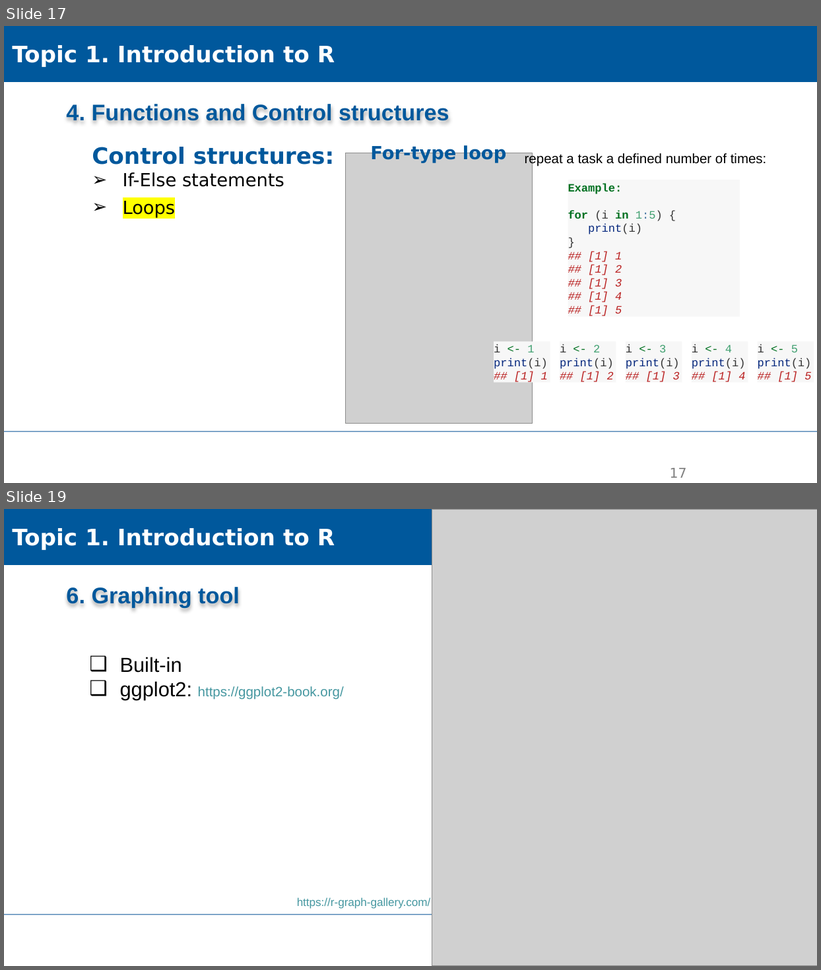
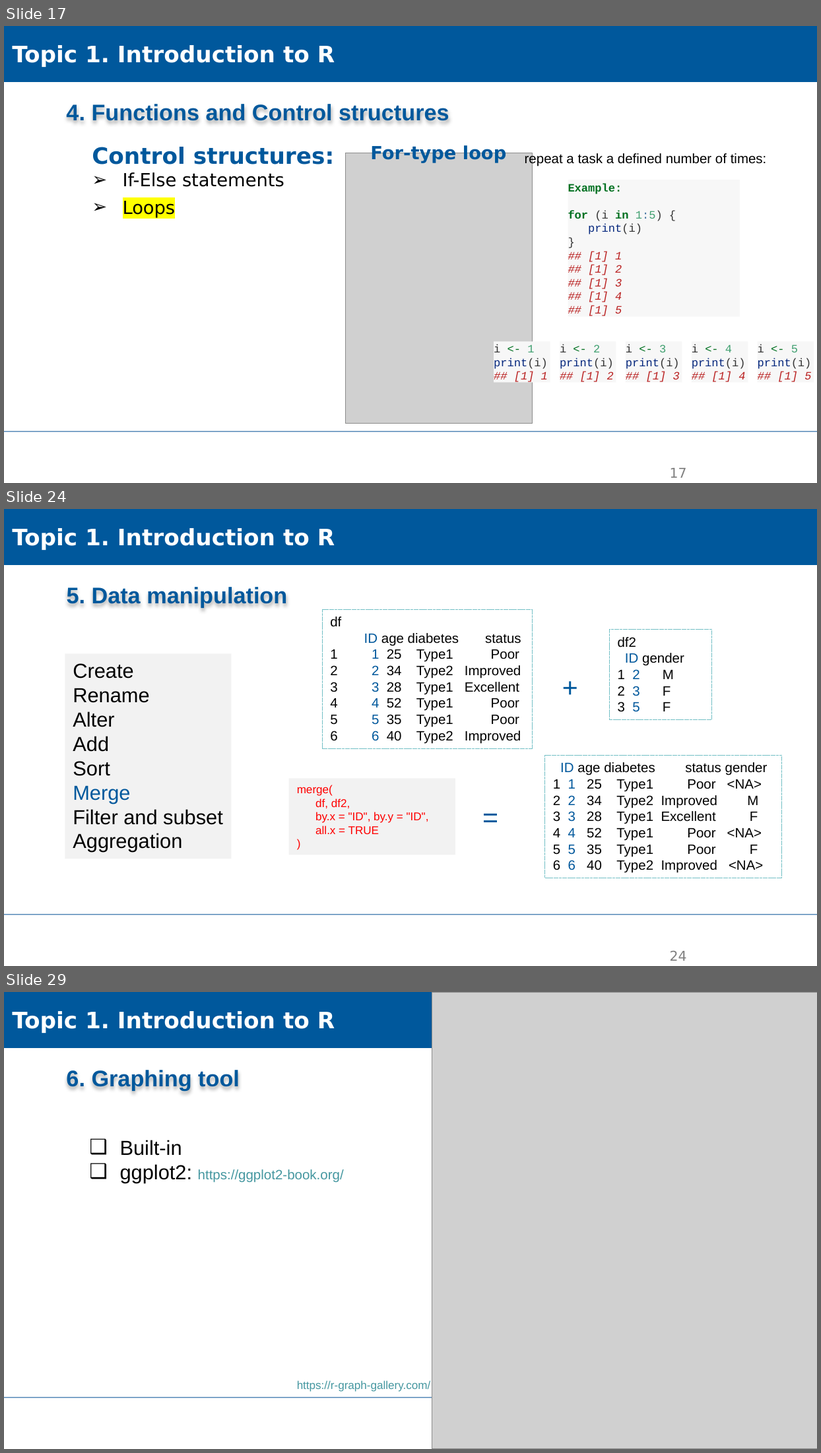
Before and after one commit to XiaoxiangGuanGFZ/FloodRiskSeminar, a slide deck: slides/FRS_exercise_R.pptx. Shown one above the other, each under a label of ours: slides 17 and 19 before the commit, slides 17, 24 and 29 after it; the slides between them are not shown. The pictures are 821x970 and 821x1453 pixels, drawn with LibreOffice and Linux fonts; fonts in the diff are those of the drawing; grey boxes stand for pictures; background and template pictures are left out. Boxes give left, top, right and bottom in pixels: in the first picture for what was removed or moved away, otherwise in the second. Text is boxed around its words. In the diff, an @@ line names an element or a change of style, - is before the commit and + after.

```diff
--- a/slides/FRS_exercise_R.pptx
+++ b/slides/FRS_exercise_R.pptx
@@ slide 24 added at [4,509,817,966], background #FFFFFF; not listed: 1 template element that a slide beside it also shows @@
@@ rectangle added at [4,509,817,565], fill #00589C, outline #00589C 0.75 pt, 20 pt, text #FFFFFF, bold @@
+Topic 1. Introduction to R
@@ text added at [67,586,287,608], 20 pt, text #00589C, bold @@
+5. Data manipulation
@@ rectangle added at [322,609,533,749], outline #72BFC5 0.75 pt dashed, 12 pt, text #000000 @@
+df
+ID age diabetes status
+1 1 25 Type1 Poor
+2 2 34 Type2 Improved
+3 3 28 Type1 Excellent
+4 4 52 Type1 Poor
+5 5 35 Type1 Poor
+6 6 40 Type2 Improved
@@ rectangle added at [610,629,712,720], outline #72BFC5 0.75 pt dashed, 12 pt, text #000000 @@
+df2
+ID gender
+1 2 M
+2 3 F
+3 5 F
@@ rectangle added at [65,654,232,859], fill #F2F2F2, 18 pt, text #000000 @@
+Create
+Rename
+Alter
+Add
+Sort
+Merge
+Filter and subset
+Aggregation
@@ text added at [554,667,599,708], 24 pt, text #00589C @@
++
@@ rectangle added at [545,755,781,878], outline #72BFC5 0.75 pt dashed, 12 pt, text #000000 @@
+ID age diabetes status gender
+1 1 25 Type1 Poor <NA>
+2 2 34 Type2 Improved M
+3 3 28 Type1 Excellent F
+4 4 52 Type1 Poor <NA>
+5 5 35 Type1 Poor F
+6 6 40 Type2 Improved <NA>
@@ rectangle added at [288,779,455,855], fill #F2F2F2, 10 pt, text #FF0000 @@
+merge(
+df, df2,
+by.x = "ID", by.y = "ID",
+all.x = TRUE
+)
@@ text added at [475,796,519,836], 24 pt, text #00589C @@
+=
@@ page number added at [670,951,687,961], 12 pt, text #808080 @@
+24
@@ what was slide 19 is now slide 29 @@
```
Also in this commit, not shown: 2 slides changed, 9 other slides added, 3 other files.
